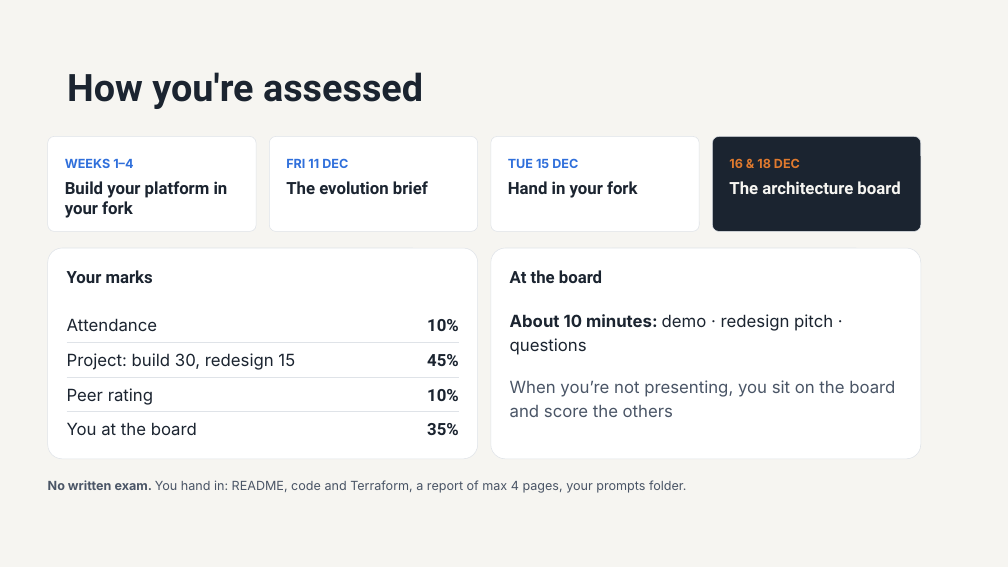
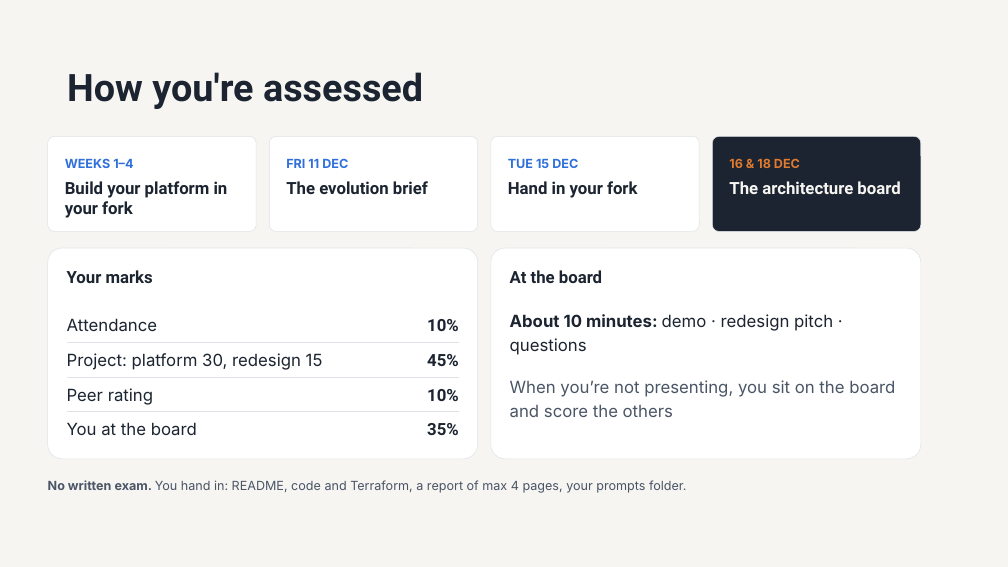
Before and after one commit to 1768SAIKUMAR/cloud-computing-srh, a slide deck: slide 3 of sessions/01-cloud-architecture-and-gcp-fundamentals/slides/session-01-cloud-architecture-and-gcp-fundamentals.pptx. Drawn at 1008x567 pixels with LibreOffice and Linux fonts; fonts in the diff are those of the drawing. Boxes give left, top, right and bottom in pixels: in the first picture for what was removed or moved away, otherwise in the second. Text is boxed around its words. In the diff, an @@ line names an element or a change of style, - is before the commit and + after.

```diff
--- a/sessions/01-cloud-architecture-and-gcp-fundamentals/slides/session-01-cloud-architecture-and-gcp-fundamentals.pptx
+++ b/sessions/01-cloud-architecture-and-gcp-fundamentals/slides/session-01-cloud-architecture-and-gcp-fundamentals.pptx
@@ text at <box>67,353,323,370</box>: text changed @@
-Project: build 30, redesign 15
+Project: platform 30, redesign 15
```
Also in this commit, not shown: 2 other files.
